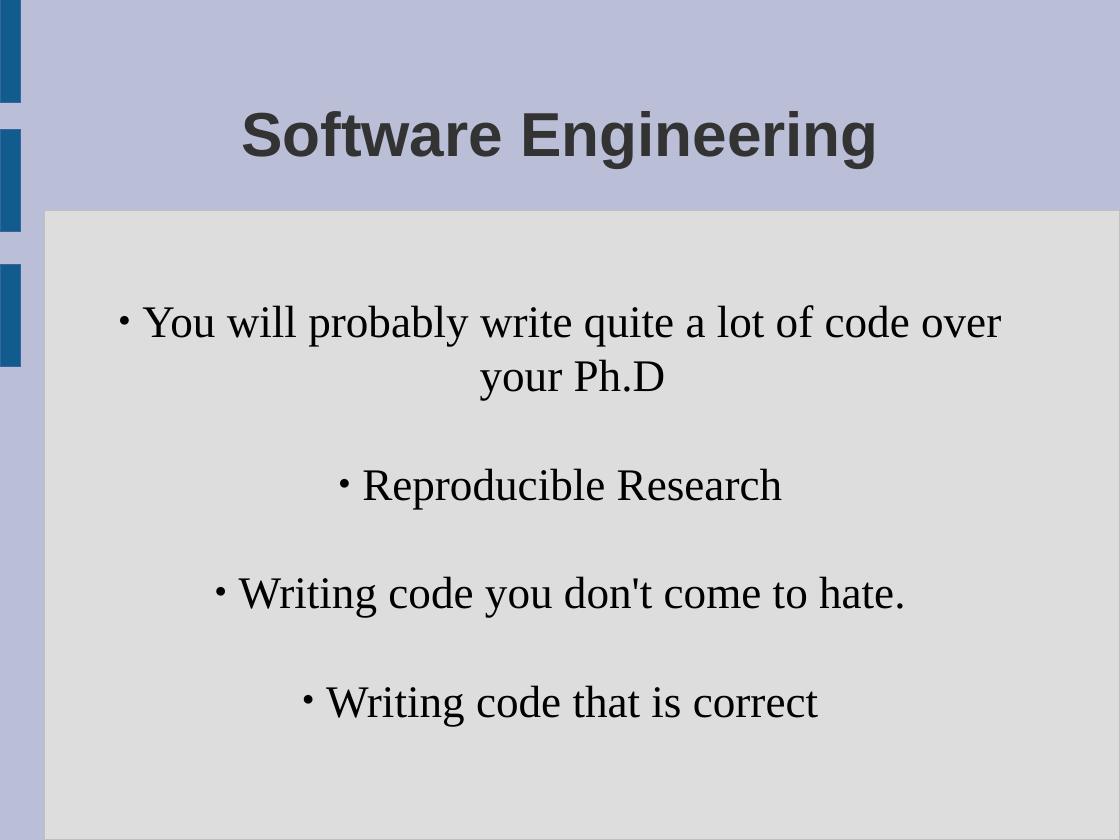
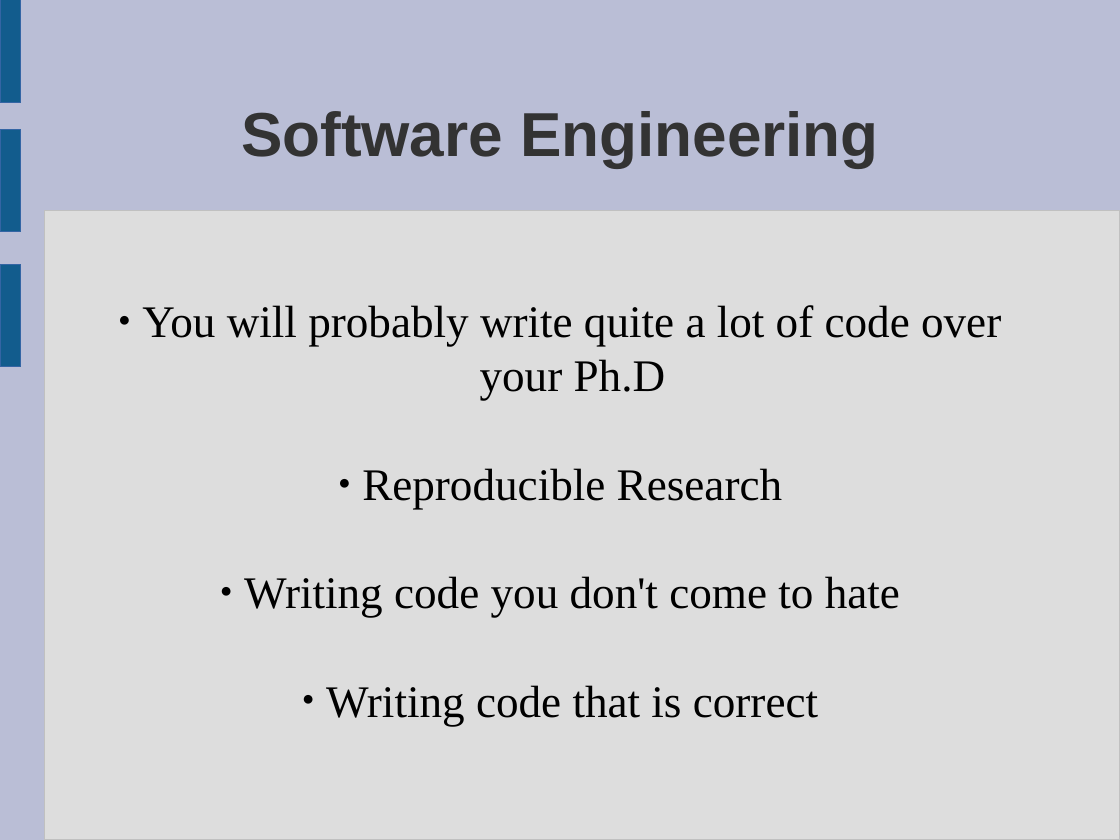
Before and after one commit to mikehulluk/IntroductionToResearchComputing, a slide deck: slide 9 of Wk0/IntroductoryPresentation.odp. Drawn at 1120x840 pixels with LibreOffice and Linux fonts; fonts in the diff are those of the drawing. Boxes give left, top, right and bottom in pixels: in the first picture for what was removed or moved away, otherwise in the second. Text is boxed around its words. In the diff, an @@ line names an element or a change of style, - is before the commit and + after.

```diff
--- a/Wk0/IntroductoryPresentation.odp
+++ b/Wk0/IntroductoryPresentation.odp
@@ subtitle at (x1=244, y1=576, x2=900, y2=617): text changed @@
-● Writing code you don't come to hate.
+● Writing code you don't come to hate
```
Also in this commit, not shown: 2 other slides changed.
